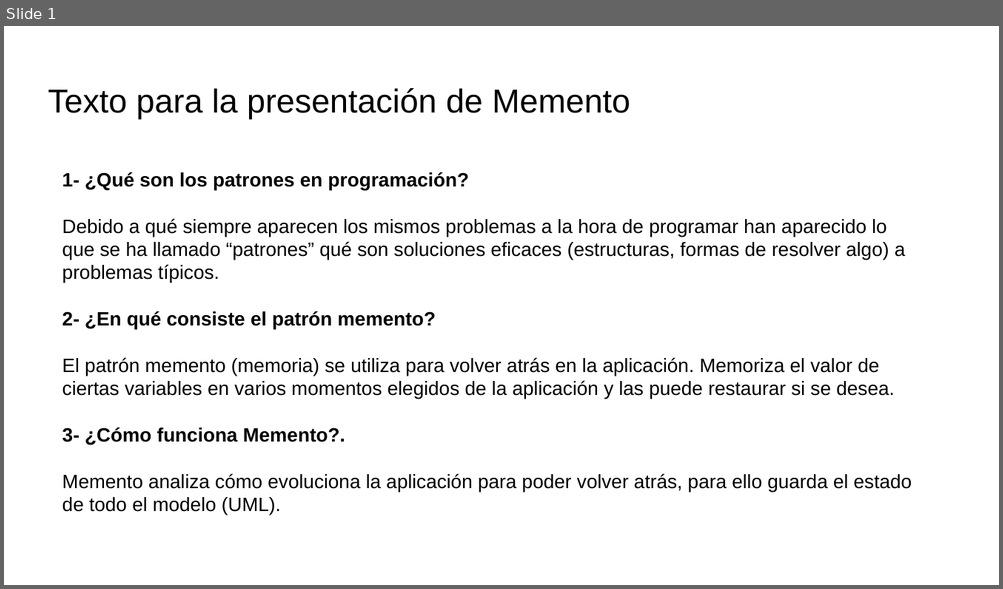
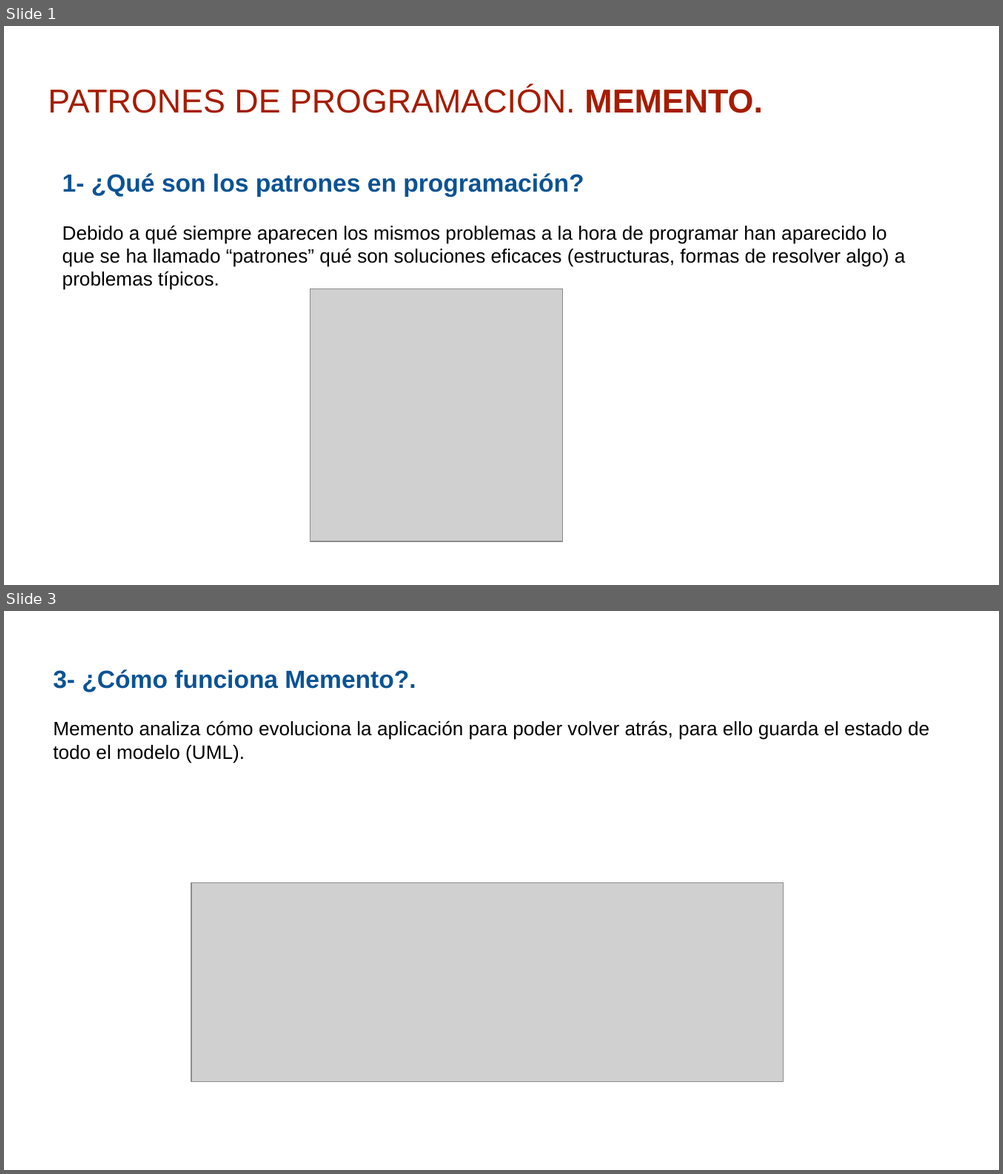
Before and after one commit to nachogarciaprieto/Memento, a slide deck: mementoPresentacionEntornosDesarrolloDAW2019.odp. Shown one above the other, each under a label of ours: slide 1 before the commit, slides 1 and 3 after it; the slides between them are not shown. The pictures are 1003x589 and 1003x1174 pixels, drawn with LibreOffice and Linux fonts; fonts in the diff are those of the drawing; grey boxes stand for pictures. Boxes give left, top, right and bottom in pixels: in the first picture for what was removed or moved away, otherwise in the second. Text is boxed around its words. In the diff, an @@ line names an element or a change of style, - is before the commit and + after.

Commit message:
Finalizada Presentación Memento
Terminada la presentación de Memento.

9 diapositivas con imágenes y animaciones.

```diff
--- a/mementoPresentacionEntornosDesarrolloDAW2019.odp
+++ b/mementoPresentacionEntornosDesarrolloDAW2019.odp
@@ slide 3 added at (x1=4, y1=611, x2=999, y2=1170), background #FFFFFF @@
@@ subtitle added at (x1=53, y1=669, x2=929, y2=763), 14 pt, text #000000 @@
+3- ¿Cómo funciona Memento?.
+Memento analiza cómo evoluciona la aplicación para poder volver atrás, para ello guarda el estado de todo el modelo (UML).
@@ picture added at (x1=191, y1=883, x2=782, y2=1082) @@
@@ slide 1 changed as well @@
@@ title at (x1=48, y1=87, x2=762, y2=113): text changed; text colour #000000 to #A61C00 @@
-Texto para la presentación de Memento
+PATRONES DE PROGRAMACIÓN. MEMENTO.
@@ text at (x1=62, y1=173, x2=583, y2=197): size 14 to 18 pt, text colour #000000 to #0B5394 in "1- ¿Qué son los patrones en programación?" @@
@@ picture added at (x1=310, y1=289, x2=562, y2=543) @@
@@ text at (x1=62, y1=312, x2=912, y2=516): paragraphs removed @@
-2- ¿En qué consiste el patrón memento?
-El patrón memento (memoria) se utiliza para volver atrás en la aplicación. Memoriza el valor de ciertas variables en varios momentos elegidos de la aplicación y las puede restaurar si se desea.
-3- ¿Cómo funciona Memento?.
-Memento analiza cómo evoluciona la aplicación para poder volver atrás, para ello guarda el estado de todo el modelo (UML).
```
Also in this commit, not shown: 2 other slides changed, 5 other slides added, 1 other file.
